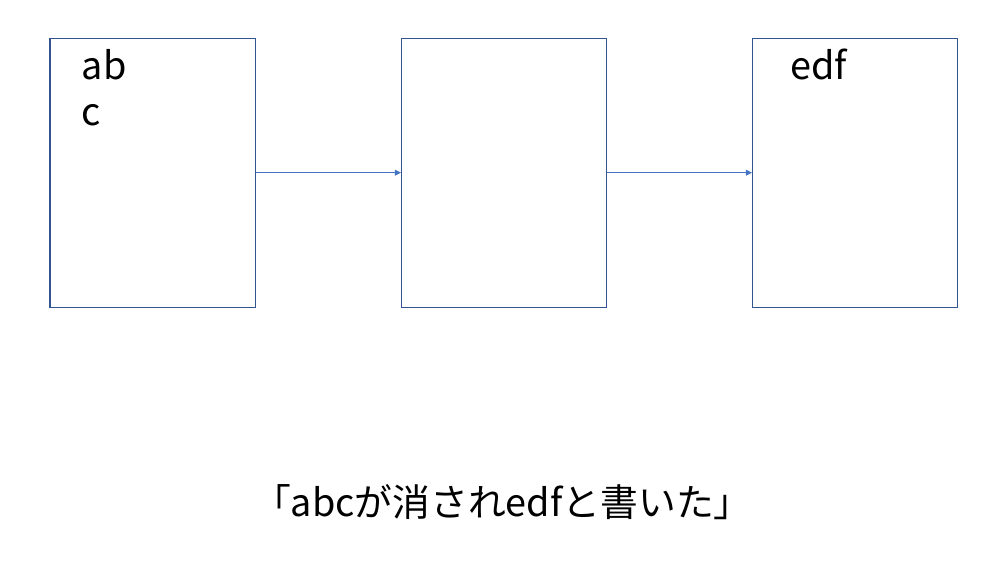
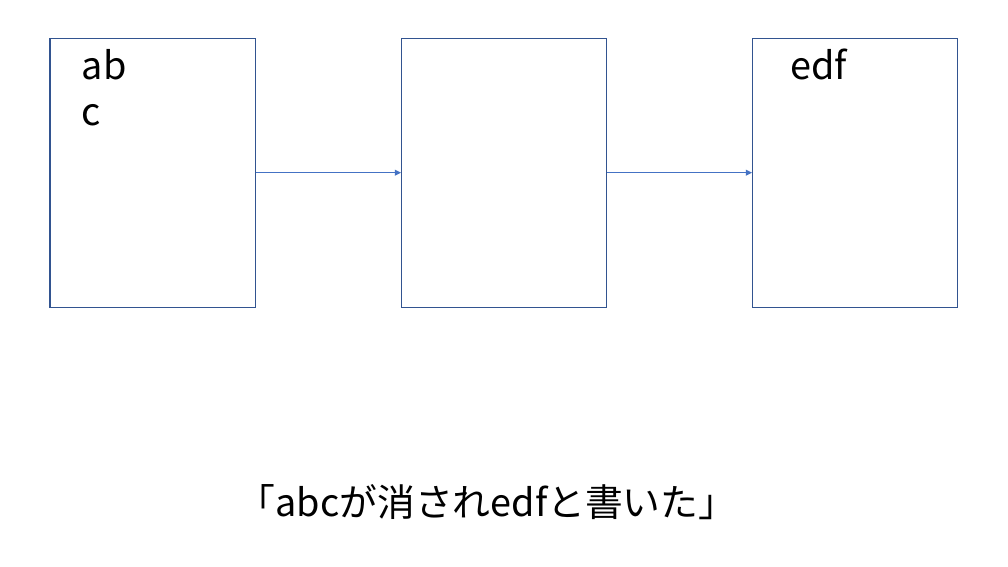
Before and after one commit to SPcurrent/GitHub-Description, a slide deck: slide 8 of description.pptx. Drawn at 1008x567 pixels with LibreOffice and Linux fonts; fonts in the diff are those of the drawing. Boxes give left, top, right and bottom in pixels: in the first picture for what was removed or moved away, otherwise in the second. Text is boxed around its words. In the diff, an @@ line names an element or a change of style, - is before the commit and + after.

```diff
--- a/description.pptx
+++ b/description.pptx
@@ text "「abcが消されedfと書いた」": place and size @@
-text "「abcが消されedfと書いた」" at [253, 484, 752, 520]
+text "「abcが消されedfと書いた」" at [238, 484, 737, 520]
```
Also in this commit, not shown: 1 other slide changed.
